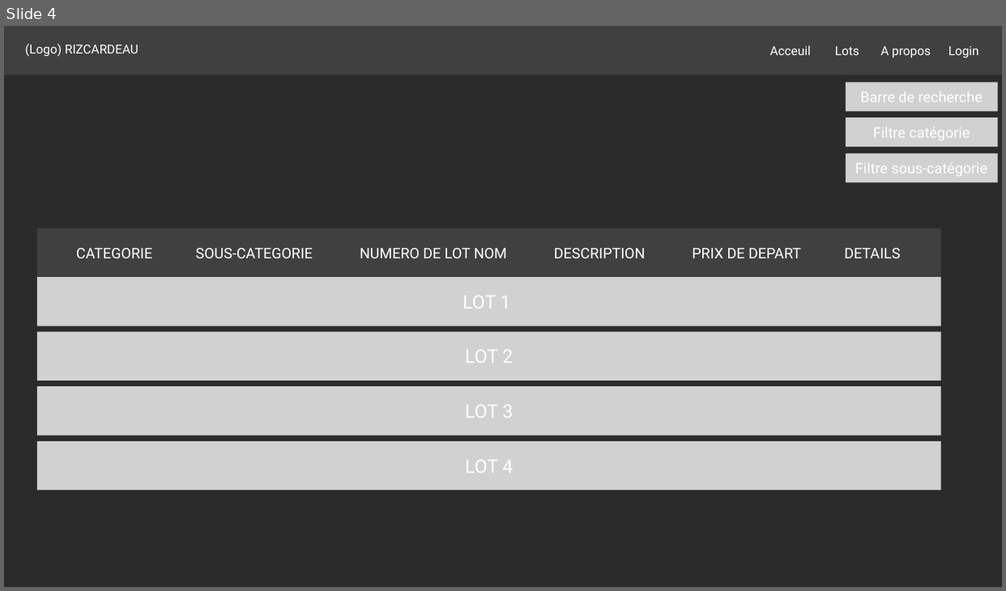
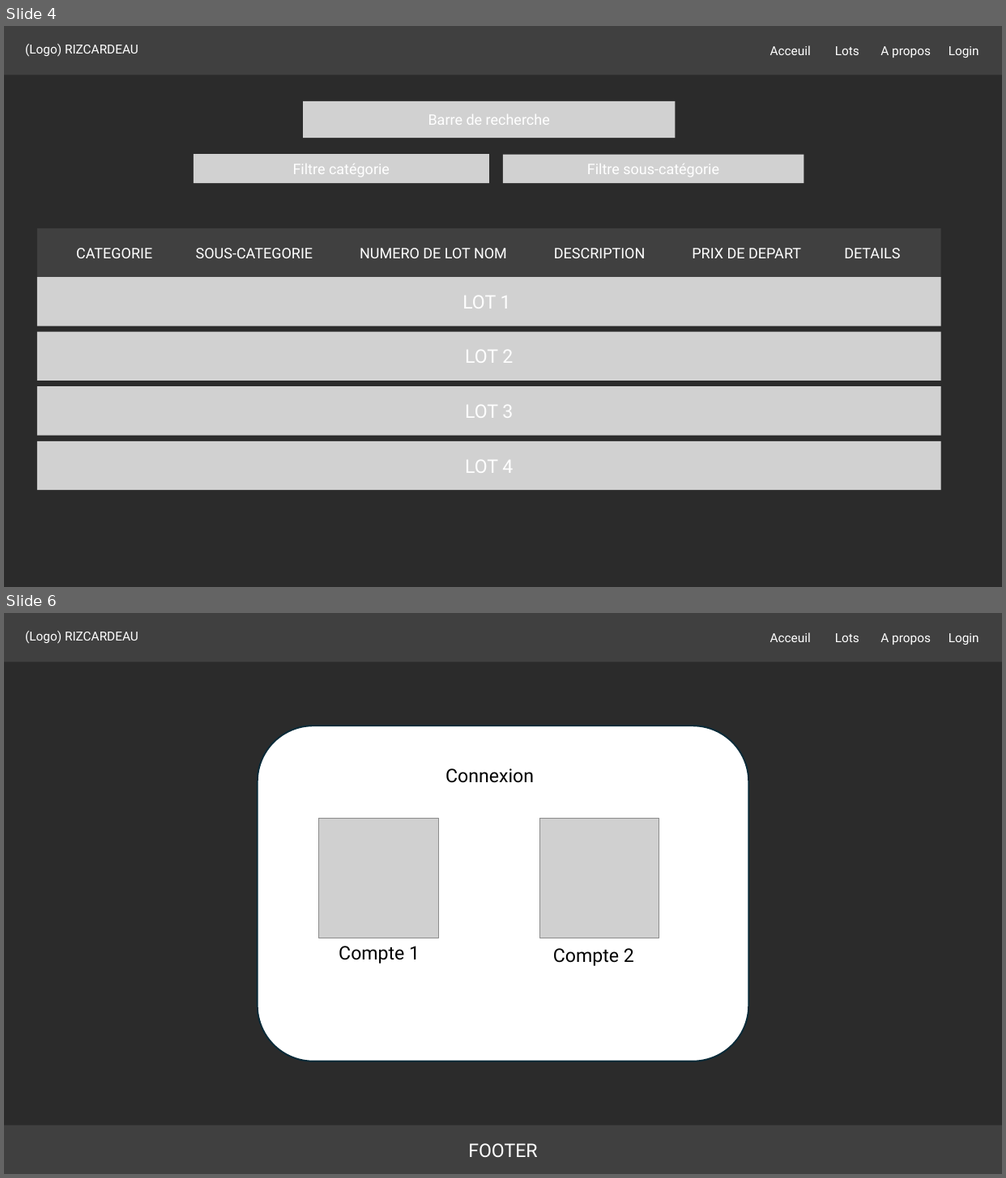
Before and after one commit to ETML-ES-PROJ-LABE-LAFE/LesJardiniersDuDimanche-Frontend, a slide deck: Annexes/MockupEnchere.pptx. Shown one above the other, each under a label of ours: slide 4 before the commit, slides 4 and 6 after it; the slides between them are not shown. The pictures are 1006x591 and 1006x1178 pixels, drawn with LibreOffice and Linux fonts; fonts in the diff are those of the drawing; grey boxes stand for pictures; background and template pictures are left out; a plain dark background stands for a picture behind light text. Boxes give left, top, right and bottom in pixels: in the first picture for what was removed or moved away, otherwise in the second. Text is boxed around its words. In the diff, an @@ line names an element or a change of style, - is before the commit and + after.

```diff
--- a/Annexes/MockupEnchere.pptx
+++ b/Annexes/MockupEnchere.pptx
@@ slide 6 added at [4, 613, 1002, 1174], background picture (left out) @@
@@ rectangle added at [4, 613, 1002, 662], fill #404040 @@
@@ text added at [25, 631, 138, 644], 12 pt, text #FFFFFF @@
+(Logo) RIZCARDEAU
@@ text added at [770, 632, 811, 642], 12 pt, text #FFFFFF @@
+Acceuil
@@ text added at [835, 633, 859, 642], 12 pt, text #FFFFFF @@
+Lots
@@ text added at [880, 633, 931, 645], 12 pt, text #FFFFFF @@
+A propos
@@ text added at [948, 633, 979, 645], 12 pt, text #FFFFFF @@
+Login
@@ rounded rectangle added at [257, 726, 748, 1063], fill #FFFFFF, outline #092A39 1.5 pt @@
@@ text added at [445, 769, 534, 783], 18 pt, text #000000 @@
+Connexion
@@ picture added at [319, 819, 439, 939] @@
@@ picture added at [540, 819, 660, 939] @@
@@ text added at [339, 946, 420, 964], 18 pt, text #000000 @@
+Compte 1
@@ text added at [553, 948, 634, 966], 18 pt, text #000000 @@
+Compte 2
@@ rectangle added at [4, 1126, 1002, 1174], fill #404040, 18 pt, text #FFFFFF @@
+FOOTER
@@ slide 4 changed as well @@
@@ rectangle "Barre de recherche": place and size @@
-rectangle "Barre de recherche" at [846, 82, 997, 111]
+rectangle "Barre de recherche" at [303, 101, 675, 139]
@@ rectangle "Filtre catégorie": place and size @@
-rectangle "Filtre catégorie" at [846, 118, 997, 148]
+rectangle "Filtre catégorie" at [194, 154, 489, 183]
@@ rectangle "Filtre sous-catégorie": place and size @@
-rectangle "Filtre sous-catégorie" at [846, 153, 997, 182]
+rectangle "Filtre sous-catégorie" at [503, 155, 804, 183]
```
Also in this commit, not shown: 3 other slides changed, 3 other slides added.
